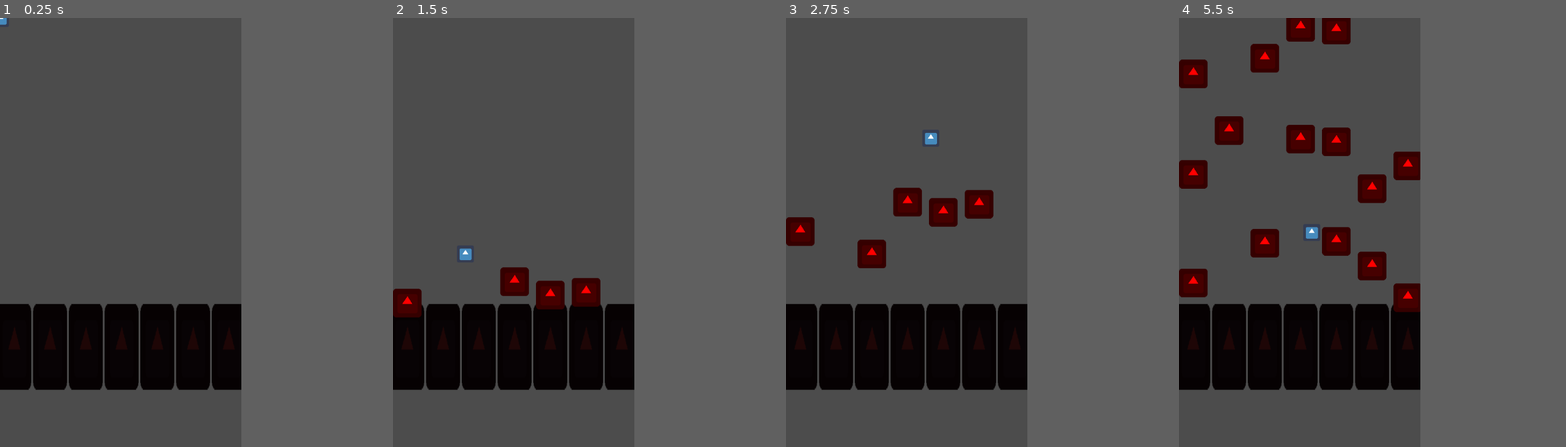
Above: before the commit, frames 1-4 (left to right).
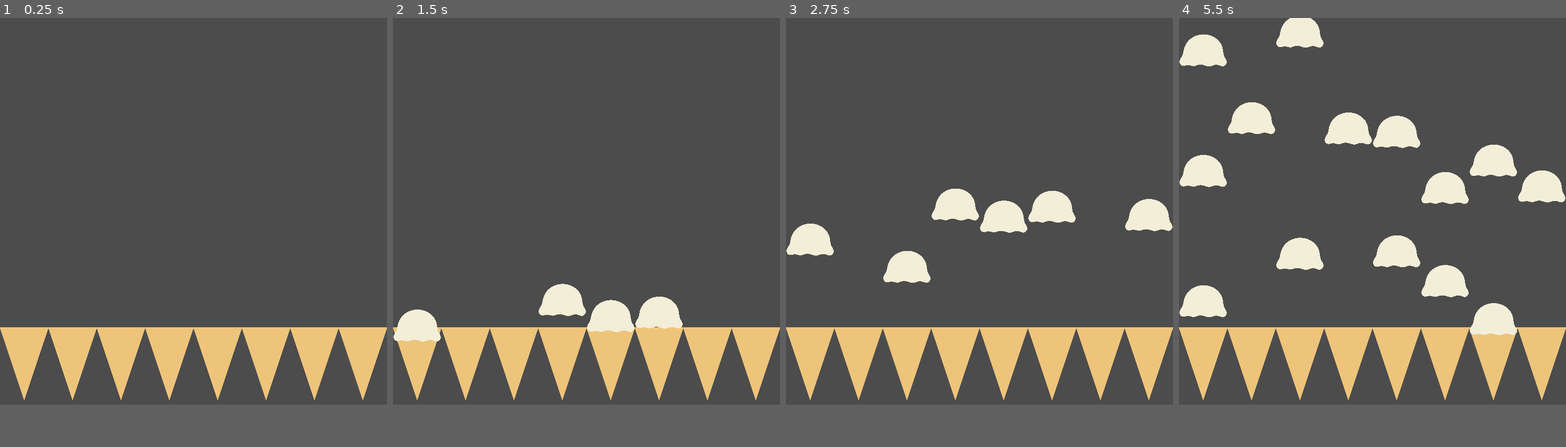
Above: after the commit, the same moments.

Repository: craigostrin/IceCream
Game: Godot game, scene res://Scenes/Game.tscn
Two runs of this game, one before a commit and one after it. Both use one fixed random seed, a clock stepped at 60 frames per second and the inputs below. The engine's default icon, where the game draws it, is replaced by a stand-in: a white triangle on a blue panel in a dark square.
Inputs (mouse positions are in pixels of both pictures, inside the frame that each line leads up to):
- Up to frame 1 (0.25 s): no input
- Up to frame 2 (1.5 s): tap Enter at 0.5 s; move the mouse to (567, 211) at 0.52 s; move the mouse to (466, 253) at 1.27 s
- Up to frame 3 (2.75 s): move the mouse to (929, 138) at 2.02 s
- Up to frame 4 (5.5 s): move the mouse to (1287, 318) at 2.77 s; move the mouse to (1372, 296) at 3.52 s; move the mouse to (1225, 168) at 4.27 s; move the mouse to (1310, 232) at 5.02 s
The window is 449x799 before the commit and 720x720 after it. Grey fills any space a smaller window leaves; there, only what the larger window draws over its background counts as a difference.

The runs differ from the first frame. In frame 1, 16% of the frame differs, in the area x 0-100%, y 0-89%; in frame 2, 18%; in frame 3, 21%; in frame 4, 30%.
Error after the commit: Invalid set index 'position' (on base: 'previously freed instance') with value of type 'Vector2'. (res://Scenes/Game.gd:34)

Commit message:
Changed cannons to ice cream cones

Diff:
--- a/Scenes/Bullet.tscn
+++ b/Scenes/Bullet.tscn
@@ -1,6 +1,6 @@
 [gd_scene load_steps=4 format=2]
 
-[ext_resource path="res://icon.png" type="Texture" id=1]
+[ext_resource path="res://Images/cream_vani.png" type="Texture" id=1]
 [ext_resource path="res://Scenes/Bullet.gd" type="Script" id=2]
 
 [sub_resource type="CircleShape2D" id=1]
@@ -10,7 +10,7 @@
 script = ExtResource( 2 )
 
 [node name="Sprite" type="Sprite" parent="."]
-self_modulate = Color( 1, 0, 0, 1 )
+scale = Vector2( 0.05, 0.05 )
 texture = ExtResource( 1 )
 
 [node name="CollisionShape2D" type="CollisionShape2D" parent="."]
--- a/Scenes/Cannon.tscn
+++ b/Scenes/Cannon.tscn
@@ -1,15 +1,17 @@
 [gd_scene load_steps=3 format=2]
 
-[ext_resource path="res://icon.png" type="Texture" id=1]
+[ext_resource path="res://Images/cone1.png" type="Texture" id=1]
 [ext_resource path="res://Scenes/Cannon.gd" type="Script" id=2]
 
 [node name="Cannon" type="Node2D"]
 script = ExtResource( 2 )
+__meta__ = {
+"_edit_group_": true
+}
 
 [node name="Sprite" type="Sprite" parent="."]
-self_modulate = Color( 0.121569, 0.027451, 0.027451, 1 )
-position = Vector2( 0, 96 )
-scale = Vector2( 1.2, 3 )
+position = Vector2( 0, 69 )
+scale = Vector2( 0.07, 0.07 )
 texture = ExtResource( 1 )
 
 [node name="BulletTimer" type="Timer" parent="."]
--- a/Scenes/CleanupZone.gd
+++ /dev/null
@@ -1 +0,0 @@
-extends Area2D
--- a/Scenes/Game.gd
+++ b/Scenes/Game.gd
@@ -7,11 +7,12 @@
 const Player = preload("res://Scenes/Player.tscn")
 var player
 
-var cannon_spawn_pos = 32
-var cannon_spawn_offset = 80
+var num_of_cannons = 8
+var cannon_spawn_pos = 45
+var cannon_spawn_offset = 90
 
 func _ready():
-	for i in range(7):
+	for i in range(num_of_cannons):
 		var new_cannon = Cannon.instance()
 		new_cannon.position.x = cannon_spawn_pos + cannon_spawn_offset * i
 		connect('start_cannons', new_cannon, 'on_start_cannons')
@@ -21,6 +22,8 @@
 	emit_signal('start_cannons')
 
 	player = Player.instance()
+	print('player is')
+	print(player)
 	self.add_child(player)
 
 func _input(event):
@@ -32,4 +35,3 @@
 
 func _on_CleanupZone_area_entered(area):
 	area.queue_free()
-	print(str(area) + ' deleted')
--- a/Scenes/Game.tscn
+++ b/Scenes/Game.tscn
@@ -1,6 +1,5 @@
-[gd_scene load_steps=4 format=2]
+[gd_scene load_steps=3 format=2]
 
-[ext_resource path="res://Scenes/CleanupZone.gd" type="Script" id=1]
 [ext_resource path="res://Scenes/Game.gd" type="Script" id=2]
 
 [sub_resource type="RectangleShape2D" id=1]
@@ -9,12 +8,11 @@
 script = ExtResource( 2 )
 
 [node name="Cannons" type="Node2D" parent="."]
-position = Vector2( 0, 640 )
+position = Vector2( 0, 575 )
 
 [node name="CleanupZone" type="Area2D" parent="."]
-position = Vector2( 270, -30 )
-scale = Vector2( 30, 1 )
-script = ExtResource( 1 )
+position = Vector2( 360, -30 )
+scale = Vector2( 40, 1 )
 
 [node name="CollisionShape2D" type="CollisionShape2D" parent="CleanupZone"]
 shape = SubResource( 1 )
--- a/Scenes/Player.tscn
+++ b/Scenes/Player.tscn
@@ -1,16 +1,17 @@
 [gd_scene load_steps=4 format=2]
 
-[ext_resource path="res://icon.png" type="Texture" id=1]
+[ext_resource path="res://Images/doomguy_face.png" type="Texture" id=1]
 [ext_resource path="res://Scenes/Player.gd" type="Script" id=2]
 
-[sub_resource type="CircleShape2D" id=1]
-radius = 17.5399
+[sub_resource type="CapsuleShape2D" id=1]
+radius = 18.5
+height = 22.0
 
 [node name="Player" type="Area2D"]
 script = ExtResource( 2 )
 
 [node name="Sprite" type="Sprite" parent="."]
-scale = Vector2( 0.6, 0.6 )
+scale = Vector2( 0.1, 0.1 )
 texture = ExtResource( 1 )
 
 [node name="CollisionShape2D" type="CollisionShape2D" parent="."]
--- a/project.godot
+++ b/project.godot
@@ -16,8 +16,8 @@
 
 [display]
 
-window/size/width=540
-window/size/height=960
+window/size/width=720
+window/size/height=720
 
 [input]
 
Binary file added: Images/cone.png
Not shown, added: Images/cone.png.import
Binary file added: Images/cone1.png
Not shown, added: Images/cone1.png.import
Binary file added: Images/cream_choc.png
Not shown, added: Images/cream_choc.png.import
Binary file added: Images/cream_stra.png
Not shown, added: Images/cream_stra.png.import
Binary file added: Images/cream_vani.png
Not shown, added: Images/cream_vani.png.import
Binary file added: Images/doomguy_face.png
Not shown, added: Images/doomguy_face.png.import
(and 2 more such lines)
